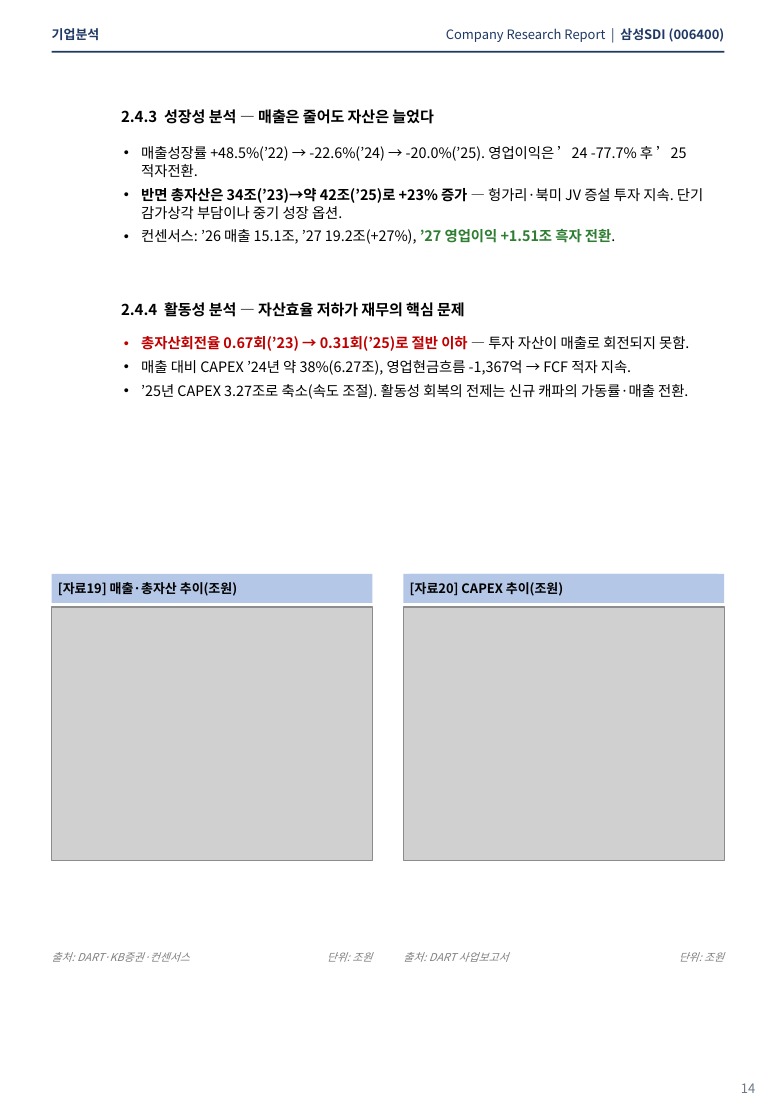
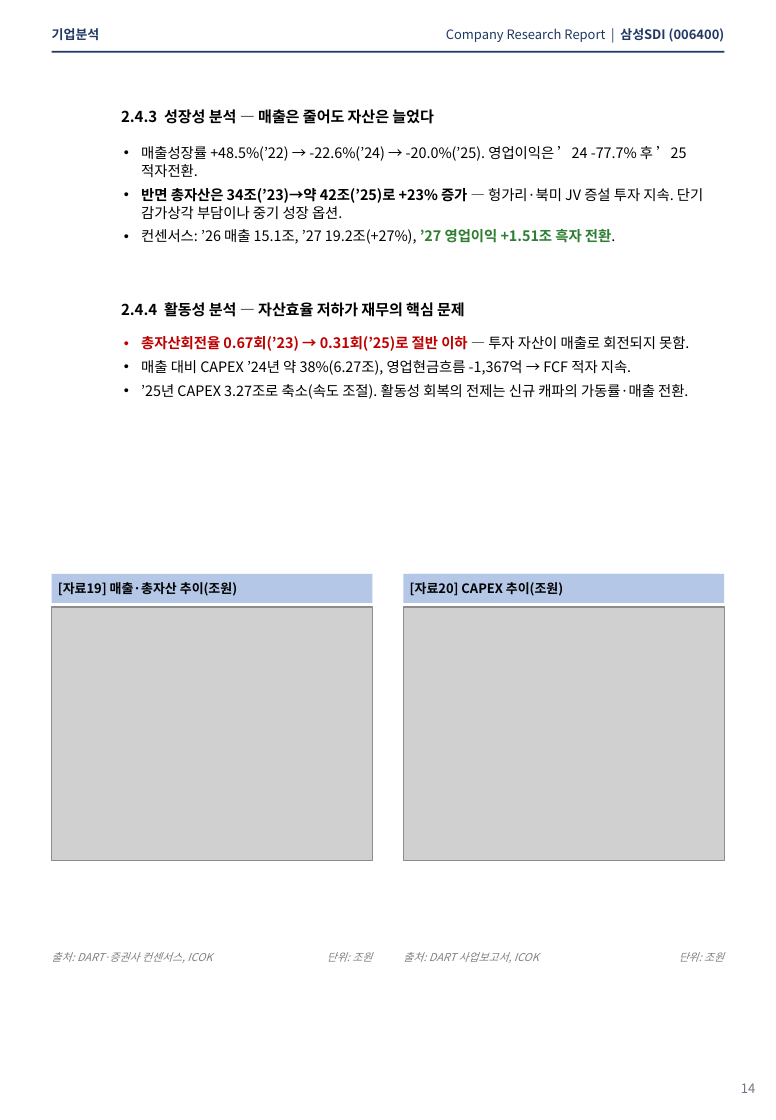
Before and after one commit to ICOKFund/Margin04, a slide deck: slide 13 of ICOK_삼성SDI_006400.pptx. Drawn at 776x1120 pixels with LibreOffice and Linux fonts; fonts in the diff are those of the drawing; grey boxes stand for pictures. Boxes give left, top, right and bottom in pixels: in the first picture for what was removed or moved away, otherwise in the second. Text is boxed around its words. In the diff, an @@ line names an element or a change of style, - is before the commit and + after.

```diff
--- a/ICOK_삼성SDI_006400.pptx
+++ b/ICOK_삼성SDI_006400.pptx
@@ text at box(52, 952, 212, 963): text changed @@
-출처: DART·KB증권·컨센서스
+출처: DART·증권사 컨센서스, ICOK
@@ text at box(403, 952, 539, 963): text changed @@
-출처: DART 사업보고서
+출처: DART 사업보고서, ICOK
```
Also in this commit, not shown: 7 other slides changed, 1 other file.
